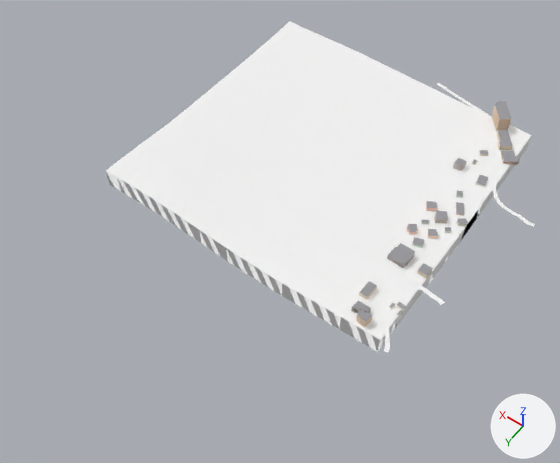
Renders of the glTF model public/tiles/1/0_-5.glb from each side of a commit.
Both versions are drawn from a camera (50 mm lens) standing at (-204.0, 3083.0, 1079.0) and looking at (234.0, 2470.0, 116.0). Every picture has the same lights, and +X, +Y and +Z are marked at lower right. The picture after the commit comes second. Where no turn or scale is listed for an object, it has been applied to the vertices. Vertices at exactly the same position are counted once.

The first picture shows 't1_0_-5'.
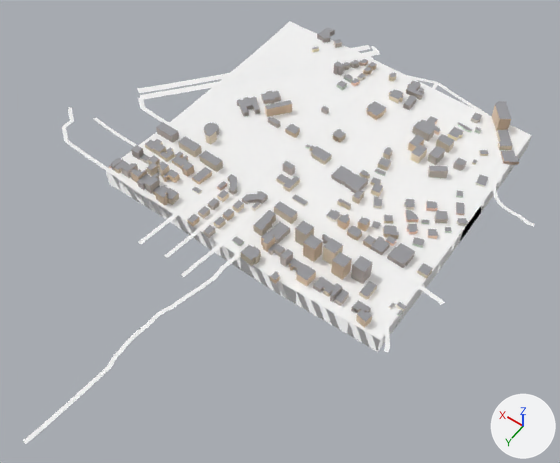
Where the newer file only moved an object's origin or applied its transform, the numbers keep the older frame.

Changed parts and their boxes [x1, y1, x2, y2] in the pictures (560 x 463 px):
't1_0_-5', reshaped (19% wider, 28% taller)
    before: [106, 21, 534, 352]
    after: [23, 21, 534, 444]
part 1 of me_t1_0__5, added
    after: [217, 181, 227, 191]
part 2 of me_t1_0__5, added
    after: [252, 201, 260, 211]
part 3 of me_t1_0__5, added
    after: [363, 235, 376, 248]
part 4 of me_t1_0__5, built on
    before: [484, 173, 502, 182]
    after: [23, 27, 496, 444]

What the commit changed:
me_t1_0__5 is used by ob_t1_0__5; location (213.0, 2300.0, 123.0).
me_t1_0__5 had 2429 vertices, 4192 faces and spanned x -299.0..299.0, y -272.0..272.0, z -38.0..38.0.
me_t1_0__5 now has 5319 vertices, 7666 faces and spans x -299.0..454.0, y -284.0..654.0, z -38.0..55.0.
me_t1_0__5 part 1: the loose piece of 8 vertices spanning x -201.0..-195.0, y 196.0..205.0, z 12.0..16.0 is copied, and the copy is scaled about its middle by (1.52, 1.73, 1.66), then moved by (333.0, -32.0, 10.0); it spans x 131.0..139.0, y 161.0..177.0, z 20.0..28.0.
me_t1_0__5 part 2: the loose piece of 8 vertices spanning x -216.0..-202.0, y 191.0..198.0, z 11.0..18.0 is copied, and the copy is scaled about its middle by (0.433, 2.09, 0.993), then moved by (278.0, -27.0, 4.0); it spans x 65.0..72.0, y 160.0..175.0, z 15.0..22.0.
me_t1_0__5 part 3: the loose piece of 8 vertices spanning x -213.0..-197.0, y 107.0..124.0, z 2.0..13.0 is copied, and the copy is scaled about its middle by (0.857, 0.868, 1.08), then moved by (95.0, 4.0, 3.0); it spans x -117.0..-103.0, y 112.0..126.0, z 6.0..17.0.
me_t1_0__5 part 4: 1 vertex removed from x -200.0, y -124.0, z -3.0; 2867 vertices added at x -200.0..454.0, y -284.0..654.0, z -3.0..55.0.
